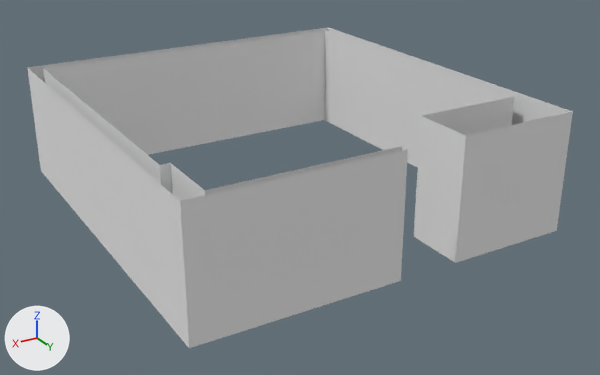
One commit to the Blender file zUMHbies_blender/ComputingRoom/ComputingRoom.blend: the scene before it, then after it.
The view is the same before and after, from a 50 mm camera at (9.75, 17.36, 8.85) aimed at (-0.27, 0.67, 0.5). Lighting does not change. The marker at lower left points along +X, +Y and +Z.

The older version as bpy lines, for what is in view:
```python
me_cube = bpy.data.meshes.new('Cube')
me_cube.from_pydata(...)  # 30 vertices, 14 faces, 2 loose edges; spans x -1.0..1.0, y -1.0..1.0, z -1.0..1.01
me_cube.materials.append(mat_material)  # white #e7e7e7
ob_cube = bpy.data.objects.new('Cube', me_cube)
ob_cube.location = (0.0, 0.0, 1.5)
ob_cube.scale = (4.8, 5.1, 1.5)
```
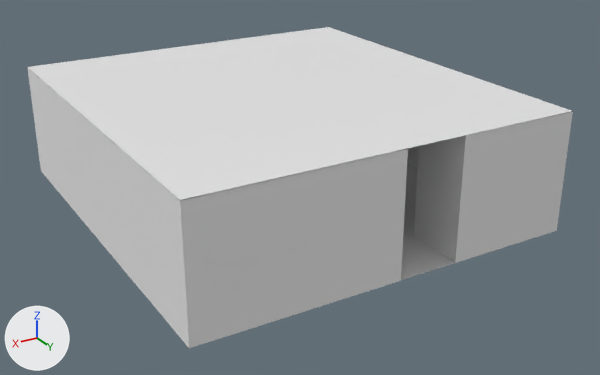
Changed parts and their boxes (x1, y1, x2, y2) in the pictures (600 x 375 px):
'Plane', added
    after: (28, 27, 571, 200)
'Floor', added
    after: (401, 163, 476, 280)

What changed in the scene script:
```text
Add me_plane:
    me_plane.from_pydata([(5.1, -3.95, 0.0), (-3.82, -3.95, 0.0), (5.1, 5.91, 0.0), (-3.82, 5.91, 0.0)], [], [(1, 0, 2, 3)])
Add me_plane_001:
    me_plane_001.from_pydata([(5.05, -5.3, 0.0), (-4.55, -5.3, 0.0), (5.05, 4.9, 0.0), (-4.55, 4.9, 0.0)], [], [(1, 0, 2, 3)])
Add ob_floor:
    ob_floor = bpy.data.objects.new('Floor', me_plane)
    ob_floor.location = (-0.64, -0.81, 0.0)
Add ob_plane:
    ob_plane = bpy.data.objects.new('Plane', me_plane_001)
    ob_plane.location = (-0.25, 0.2, 3.01)
```
